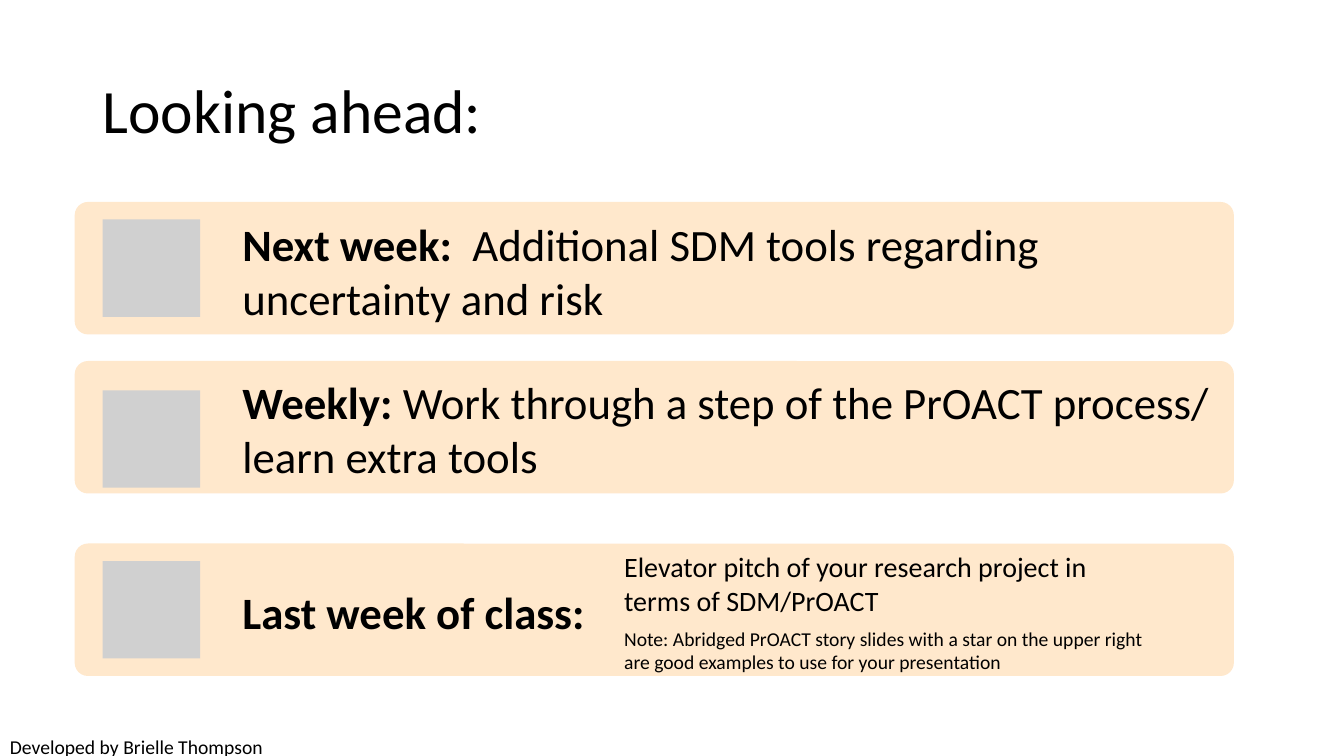
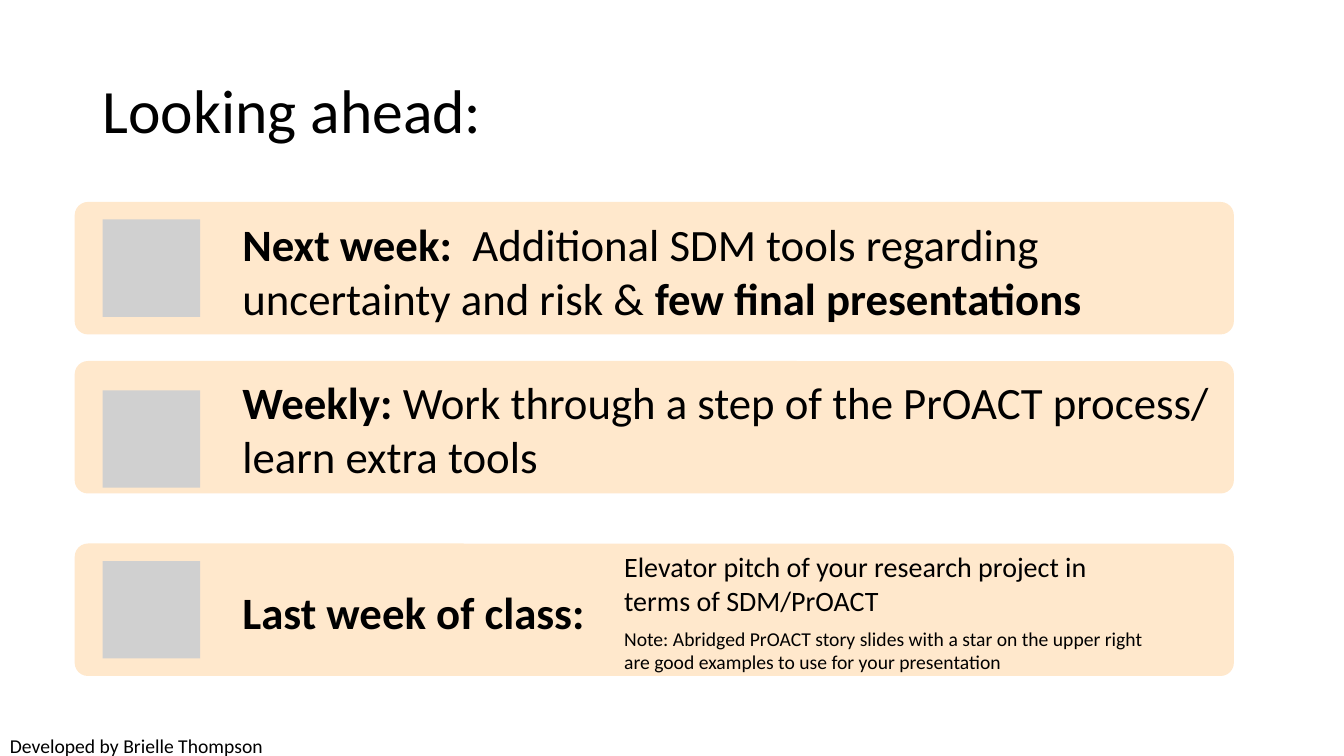
Before and after one commit to briellekthompson/NATR_8001_DecisionAnalysis_Fall25_Mizzou, a slide deck: slide 62 of material/Week6-UncertaintyPart1/Week6_SDM_Mizzou.pptx (slide 61 before the commit). Drawn at 1344x756 pixels with LibreOffice and Linux fonts; fonts in the diff are those of the drawing; grey boxes stand for pictures; background and template pictures are left out. Boxes give left, top, right and bottom in pixels: in the first picture for what was removed or moved away, otherwise in the second. Text is boxed around its words. In the diff, an @@ line names an element or a change of style, - is before the commit and + after.

```diff
--- a/material/Week6-UncertaintyPart1/Week6_SDM_Mizzou.pptx
+++ b/material/Week6-UncertaintyPart1/Week6_SDM_Mizzou.pptx
@@ text at (x1=242, y1=229, x2=1081, y2=323): text changed @@
-Next week: Additional SDM tools regarding uncertainty and risk
+Next week: Additional SDM tools regarding uncertainty and risk & few final presentations
```
Also in this commit, not shown: 1 other slide changed, 1 slide added, 9 other files.
